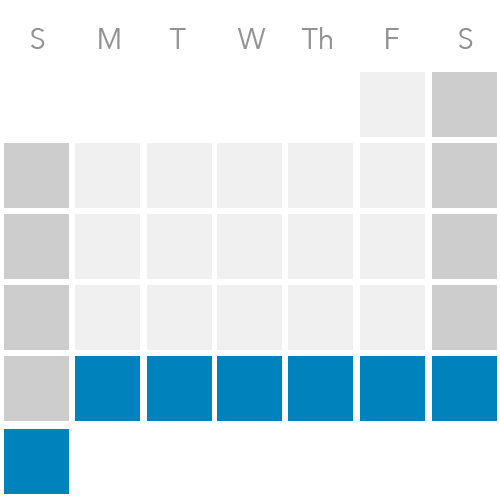
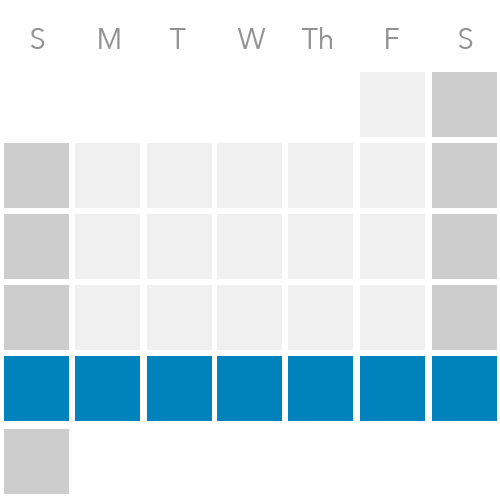
Comparing the layer stacks of the two 500px x 500px images. Changes:
added layer "Layer 4" in group "Group 1" over [4, 356, 69, 421]
painted on "Layer 1" over [4, 429, 69, 494]
added layer "Layer 3" in group "Group 1" over [4, 429, 69, 494]
painted on "Layer 2" over [4, 356, 69, 421]
hid "Background" over [4, 356, 69, 494]
